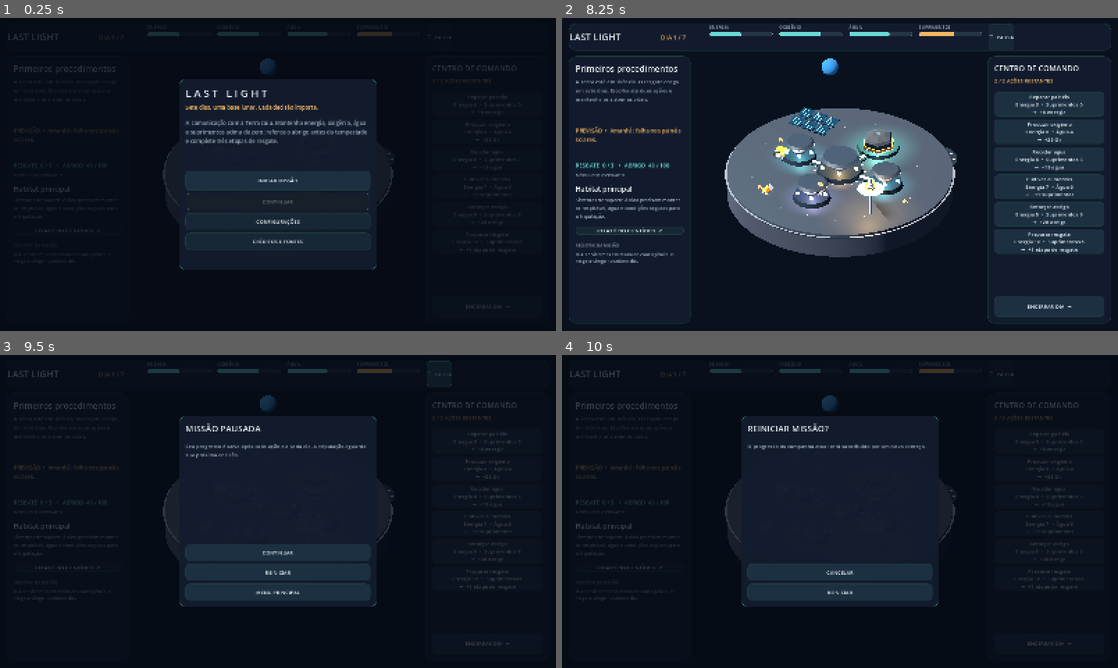
Above: before the commit, frames 1-4 (two rows, left to right).
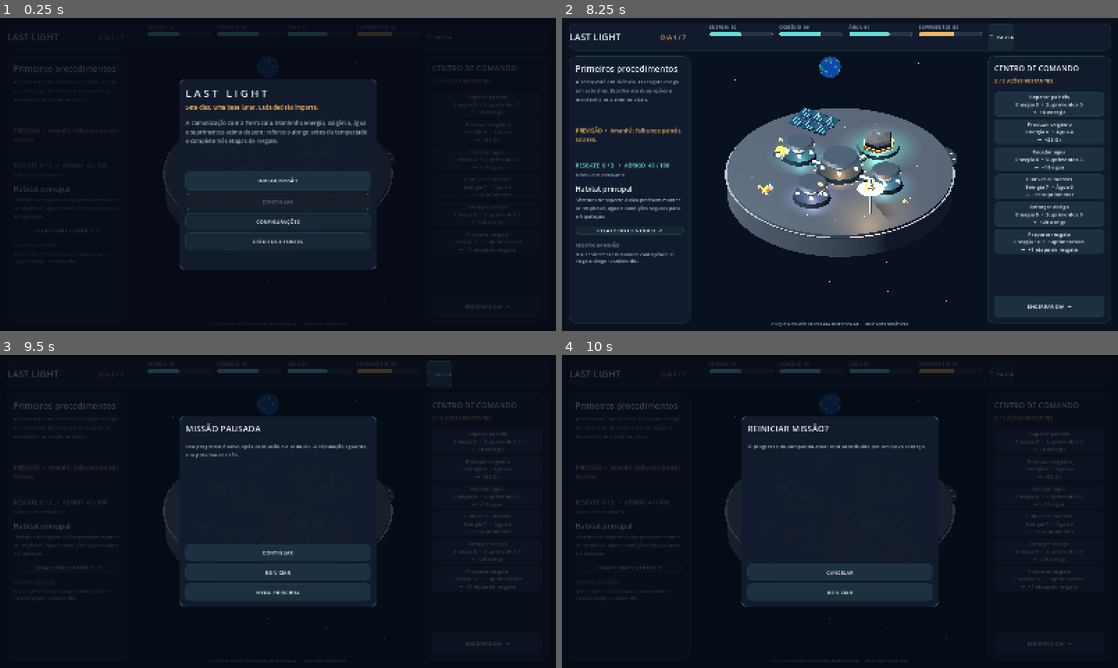
Above: after the commit, the same moments.

Repository: EduardoFagionatoFonseca/Nasa-space-challange-Last-Light
Game: Godot game, scene res://scenes/main.tscn
The game is run twice, just before and just after one commit, with the same random seed, the same clock (stepped at 60 frames per second) and the same inputs.
Inputs:
- Up to frame 1 (0.25 s): no input
- Up to frame 2 (8.25 s): click "☰ PAUSA" at 0.5 s; click "Reparar painéis Energia 3 • S…" at 1.25 s; click "Produzir oxigênio Energia 8 •…" at 2 s; click "Reciclar água Energia 6 • Sup…" at 2.75 s; click "Cultivar alimentos Energia 7 …" at 3.5 s; click "Reforçar abrigo Energia 5 • S…" at 4.25 s; click "Preparar resgate Energia 10 •…" at 5 s; click "INICIAR MISSÃO" at 5.75 s; click "RELATÓRIO CIENTÍFICO ↗" at 6.5 s; click "ENCERRAR DIA →" at 7.25 s; click "ENTENDI" at 8 s
- Up to frame 3 (9.5 s): click "☰ PAUSA" at 8.75 s
- Up to frame 4 (10 s): click "REINICIAR" at 9.5 s

The runs differ from the first frame. In frame 1, less than 0.1% of the frame differs, in the area x 31-70%, y 12-91%; in frame 2, 0.4%, in the area x 30-72%, y 2-99%; in frame 3, 0.1%; in frame 4, 0.1%.

Commit message:
Polish HUD and sound cleanup, confirm exports

Diff:
--- a/scripts/main.gd
+++ b/scripts/main.gd
@@ -28,6 +28,7 @@
 var site_action_button: Button
 var log_text: RichTextLabel
 var resource_bars: Dictionary = {}
+var resource_labels: Dictionary = {}
 var action_buttons: Dictionary = {}
 var anomaly_button: Button
 var selected_site: String = "habitat"
@@ -67,19 +68,34 @@
 	env.environment.ambient_light_energy = 0.42
 	env.environment.tonemap_mode = Environment.TONE_MAPPER_FILMIC
 	add_child(env)
-	# Earth is a softly lit planet above the horizon; original procedural mesh.
+	# Earth is an original procedural globe above the horizon.
 	var earth := MeshInstance3D.new(); var sphere := SphereMesh.new()
 	sphere.radial_segments = 24; sphere.rings = 12; earth.mesh = sphere
-	earth.position = Vector3(-6.5, -1.1, -9.0); earth.scale = Vector3.ONE * 0.85
-	var material := StandardMaterial3D.new(); material.albedo_color = Color("245d8b")
-	material.emission_enabled = true; material.emission = Color("1a4671"); material.emission_energy_multiplier = 0.6
-	earth.material_override = material; add_child(earth)
-	for i in range(48):
+	earth.position = Vector3(-6.5, -1.1, -9.0); earth.scale = Vector3.ONE * 1.08
+	var planet_shader := Shader.new()
+	planet_shader.code = """shader_type spatial;
+render_mode unshaded, cull_back;
+void fragment() {
+	float land = sin(UV.x * 9.0 + sin(UV.y * 8.0) * 1.5) * cos(UV.y * 13.0 - sin(UV.x * 5.0) * 1.2);
+	float cloud = sin(UV.x * 27.0 + UV.y * 8.0) * cos(UV.y * 20.0 - UV.x * 3.0);
+	vec3 color = mix(vec3(0.045, 0.24, 0.5), vec3(0.11, 0.38, 0.31), smoothstep(0.42, 0.65, land));
+	color = mix(color, vec3(0.78, 0.89, 0.94), smoothstep(0.65, 0.85, cloud) * 0.35);
+	ALBEDO = color;
+	EMISSION = color * 0.28;
+}"""
+	var planet_material := ShaderMaterial.new(); planet_material.shader = planet_shader
+	earth.material_override = planet_material; add_child(earth)
+	var screen_size: Vector2 = get_viewport().get_visible_rect().size
+	for i in range(54):
 		var star := MeshInstance3D.new(); var quad := SphereMesh.new(); quad.radial_segments = 4; quad.rings = 2
-		star.mesh = quad; star.position = Vector3(sin(i * 2.78) * 22.0, 6.5 + float(i % 9) * 1.9, -14.0 - float(i % 4) * 2.0)
-		star.scale = Vector3.ONE * (0.02 + float(i % 3) * 0.01)
+		var nx: float = fposmod(sin(float(i) * 78.233) * 43758.5453, 1.0)
+		var ny: float = fposmod(sin(float(i) * 13.913) * 25432.3531, 1.0)
+		var screen_point := Vector2(screen_size.x * (0.25 + nx * 0.5), screen_size.y * ((0.12 + ny * 0.13) if i < 27 else (0.78 + ny * 0.14)))
+		star.mesh = quad; star.position = camera.project_position(screen_point, 35.0)
+		star.scale = Vector3.ONE * (0.014 + float(i % 3) * 0.01)
 		var glow := StandardMaterial3D.new(); glow.shading_mode = BaseMaterial3D.SHADING_MODE_UNSHADED
-		glow.albedo_color = WHITE; star.material_override = glow; add_child(star)
+		glow.albedo_color = Color(0.8, 0.91, 1.0, 0.75); glow.transparency = BaseMaterial3D.TRANSPARENCY_ALPHA
+		star.material_override = glow; add_child(star)
 
 func _build_ui() -> void:
 	var layer := CanvasLayer.new(); add_child(layer)
@@ -92,6 +108,7 @@
 		var card := VBoxContainer.new(); card.custom_minimum_size.x = 183; top_row.add_child(card)
 		var title := _label(card, _resource_title(key), 13, MUTED)
 		title.horizontal_alignment = HORIZONTAL_ALIGNMENT_LEFT
+		resource_labels[key] = title
 		var bar := ProgressBar.new(); bar.custom_minimum_size = Vector2(172, 15)
 		bar.max_value = 100; bar.show_percentage = false
 		bar.add_theme_stylebox_override("background", _style(Color("253548"), 7))
@@ -149,9 +166,12 @@
 	var end_button := _button(right_column, "ENCERRAR DIA  →", true)
 	end_button.custom_minimum_size.y = 60
 	end_button.pressed.connect(_confirm_end_day)
-	var foot := _label(hud, "ARRASTE O OLHAR • CLIQUE NOS MÓDULOS PARA INSPECIONAR • UNIDADES DIDÁTICAS", 12, MUTED)
-	foot.set_anchors_and_offsets_preset(Control.PRESET_CENTER_BOTTOM)
-	foot.position = Vector2(-320, -25); foot.custom_minimum_size.x = 640
+	var foot := _label(hud, "CLIQUE NOS MÓDULOS PARA INSPECIONAR  •  UNIDADES DIDÁTICAS", 12, MUTED)
+	foot.anchor_left = 0.5; foot.anchor_right = 0.5
+	foot.anchor_top = 1.0; foot.anchor_bottom = 1.0
+	foot.offset_left = -300; foot.offset_right = 300
+	foot.offset_top = -28; foot.offset_bottom = -8
+	foot.horizontal_alignment = HORIZONTAL_ALIGNMENT_CENTER
 	menu = ColorRect.new(); menu.color = Color(0.02, 0.04, 0.08, 0.82)
 	menu.set_anchors_and_offsets_preset(Control.PRESET_FULL_RECT); hud.add_child(menu)
 	modal = ColorRect.new(); modal.color = Color(0.02, 0.04, 0.08, 0.77)
@@ -375,6 +395,7 @@
 	for key in resource_bars:
 		var bar: ProgressBar = resource_bars[key]
 		bar.value = int(model.resources[key])
+		resource_labels[key].text = "%s  %d" % [_resource_title(key), int(model.resources[key])]
 		bar.tooltip_text = "%s: %d / 100" % [_resource_title(key), int(model.resources[key])]
 		bar.add_theme_stylebox_override("fill", _style(RED if int(model.resources[key]) <= 18 else (WARM if key == "supplies" else CYAN), 7))
 	for action in action_buttons:
--- a/scripts/soundscape.gd
+++ b/scripts/soundscape.gd
@@ -4,27 +4,35 @@
 var music: AudioStreamPlayer
 var effect: AudioStreamPlayer
 var volume: float = 0.58
+var cues: Dictionary = {}
 
 func _ready() -> void:
 	music = AudioStreamPlayer.new(); add_child(music)
 	effect = AudioStreamPlayer.new(); add_child(effect)
 	music.stream = _wave([82.41, 123.47, 164.81], 6.0, 0.055, true)
+	cues = {
+		"action": _wave([490.0, 660.0], 0.25, 0.2, false),
+		"warning": _wave([270.0, 220.0], 0.25, 0.2, false),
+		"success": _wave([440.0, 554.0, 660.0], 0.25, 0.2, false),
+		"failure": _wave([210.0, 174.0], 0.25, 0.2, false),
+		"click": _wave([720.0], 0.25, 0.2, false)
+	}
 	music.play()
 	_apply_volume()
+
+func _exit_tree() -> void:
+	music.stop()
+	effect.stop()
+	music.stream = null
+	effect.stream = null
+	cues.clear()
 
 func set_volume(value: float) -> void:
 	volume = clampf(value, 0.0, 1.0)
 	_apply_volume()
 
 func cue(kind: String) -> void:
-	var notes: Array[float] = [660.0]
-	match kind:
-		"action": notes = [490.0, 660.0]
-		"warning": notes = [270.0, 220.0]
-		"success": notes = [440.0, 554.0, 660.0]
-		"failure": notes = [210.0, 174.0]
-		"click": notes = [720.0]
-	effect.stream = _wave(notes, 0.25, 0.2, false)
+	effect.stream = cues.get(kind, cues["click"])
 	effect.play()
 
 func _apply_volume() -> void:
--- a/tests/capture_scene.gd
+++ b/tests/capture_scene.gd
@@ -19,4 +19,6 @@
 	var image: Image = root.get_texture().get_image()
 	image.save_png("res://test_capture_%s.png" % view)
 	print("CAPTURE ", image.get_size())
+	game.queue_free()
+	await create_timer(0.35).timeout
 	quit(0)
--- a/tests/ui_test.gd
+++ b/tests/ui_test.gd
@@ -39,7 +39,7 @@
 	MissionSave.clear()
 	print("UI TEST PASSED")
 	game.queue_free()
-	await process_frame
+	await create_timer(0.35).timeout
 	quit(0)
 
 func _assert(value: bool, label: String) -> void:
Not shown, changed: .github/workflows/build.yml
Not shown, changed: README.md
Not shown, changed: docs/TEST_REPORT.md
